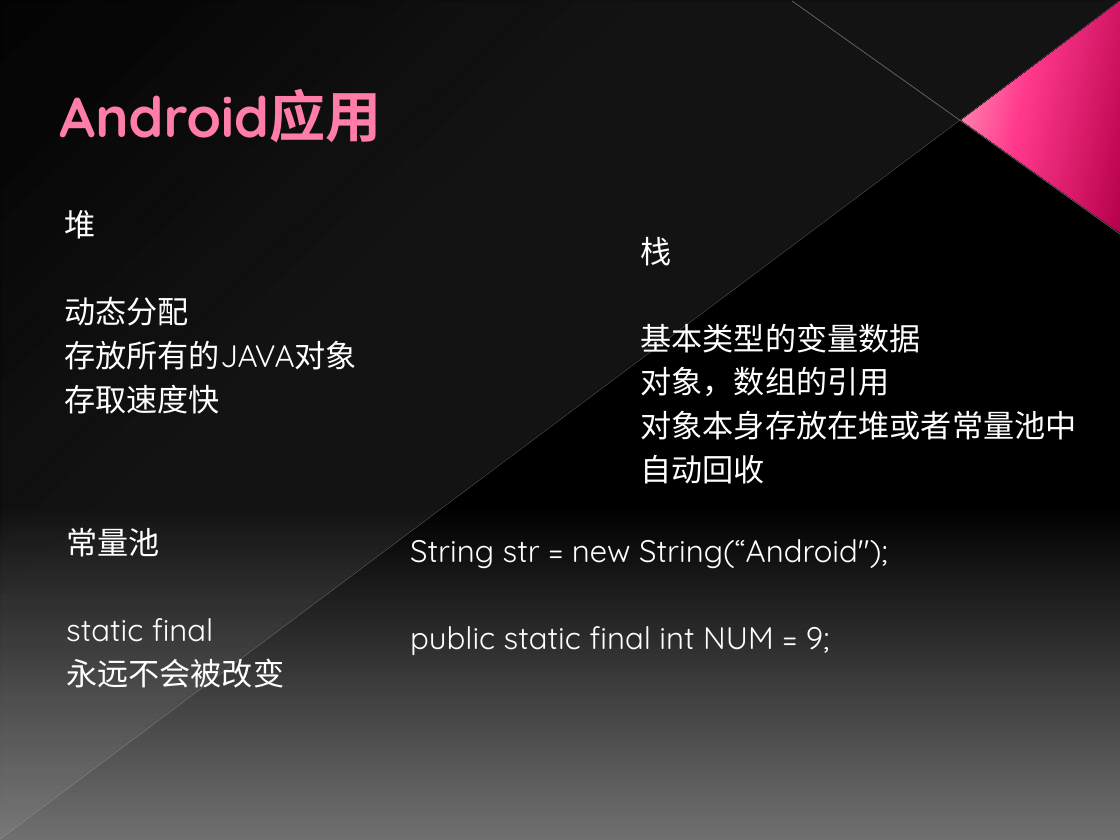
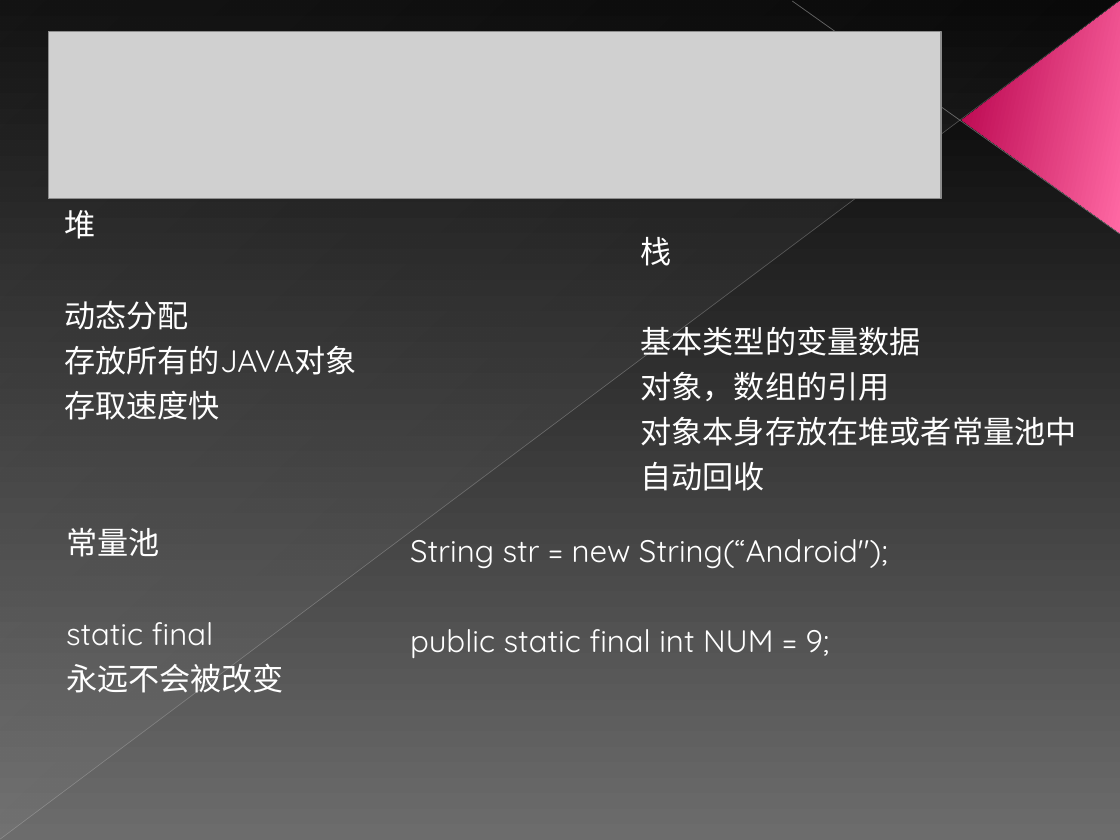
Before and after one commit to Horizonxy/mango, a slide deck: slide 5 of Android内存分析.ppt. Drawn at 1120x840 pixels with LibreOffice and Linux fonts; fonts in the diff are those of the drawing; grey boxes stand for pictures. Boxes give left, top, right and bottom in pixels: in the first picture for what was removed or moved away, otherwise in the second. Text is boxed around its words. In the diff, an @@ line names an element or a change of style, - is before the commit and + after.

```diff
--- a/Android内存分析.ppt
+++ b/Android内存分析.ppt
@@ background gradient #000000 to #707070 to gradient #000000 to #6C6C6C @@
@@ line (0, 839) - (1119, 1): stroke #BFBFBF 0.39 pt to #BFBFBF 0.4 pt @@
@@ line (1120, 234) - (792, 1): stroke #C6C6C6 0.47 pt to #C6C6C6 0.48 pt @@
@@ triangle at bbox=[962, 1, 1120, 233]: fill gradient #B8014E to #FF388C to #FF9CB9 to gradient #B6004A to #FF69A4 @@
@@ picture added at bbox=[48, 31, 941, 198] @@
@@ title removed at bbox=[59, 89, 381, 143] @@
-Android应用
@@ more space between paragraphs in 4 elements at bbox=[66, 528, 284, 693], bbox=[640, 237, 1076, 491], bbox=[410, 539, 888, 658], bbox=[64, 210, 357, 420] @@
```
Also in this commit, not shown: 6 other slides changed, 11 slides added, 1 slide removed, 24 other files.
